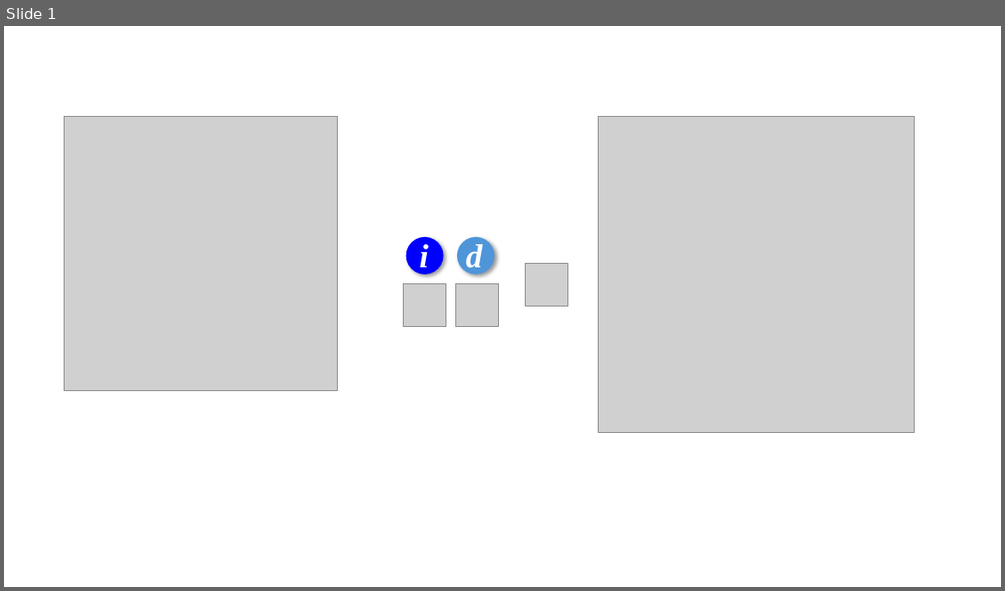
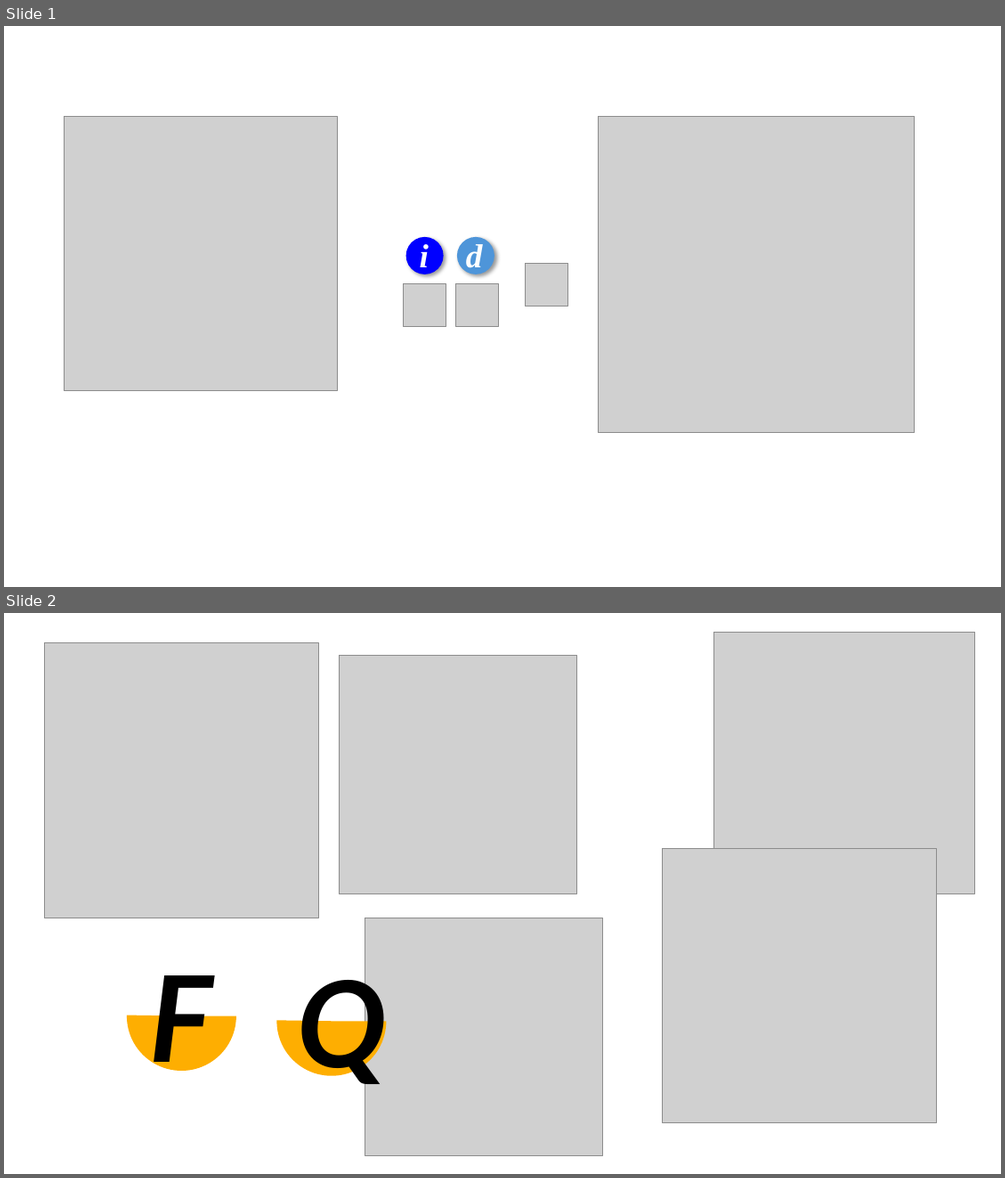
Before and after one commit to Josdelsan/Proteus, a slide deck: profiles/madeja_ir_english/icons/icons.pptx. Shown one above the other, each under a label of ours: slide 1 before the commit, slides 1 and 2 after it. The pictures are 1005x591 and 1005x1178 pixels, drawn with LibreOffice and Linux fonts; fonts in the diff are those of the drawing; grey boxes stand for pictures; background and template pictures are left out. Boxes give left, top, right and bottom in pixels: in the first picture for what was removed or moved away, otherwise in the second. Text is boxed around its words. In the diff, an @@ line names an element or a change of style, - is before the commit and + after.

```diff
--- a/profiles/madeja_ir_english/icons/icons.pptx
+++ b/profiles/madeja_ir_english/icons/icons.pptx
@@ slide 2 added at (4, 613, 1001, 1174), background #FFFFFF @@
@@ picture added at (713, 632, 975, 893) @@
@@ picture added at (44, 643, 318, 917) @@
@@ picture added at (339, 656, 577, 893) @@
@@ picture added at (663, 848, 937, 1122) @@
@@ picture added at (365, 917, 603, 1155) @@
@@ ellipse added at (123, 957, 241, 1074), 115 pt, text #000000, bold, italic @@
+F
@@ pie slice (boxed as its full ellipse) added at (127, 962, 235, 1070), fill #FEAE01 @@
@@ ellipse added at (273, 962, 390, 1078), 115 pt, text #000000, bold, italic @@
+Q
@@ pie slice (boxed as its full ellipse) added at (277, 966, 386, 1075), fill #FEAE01 @@
```
Also in this commit, not shown: 1 other slide added, 15 other files.
